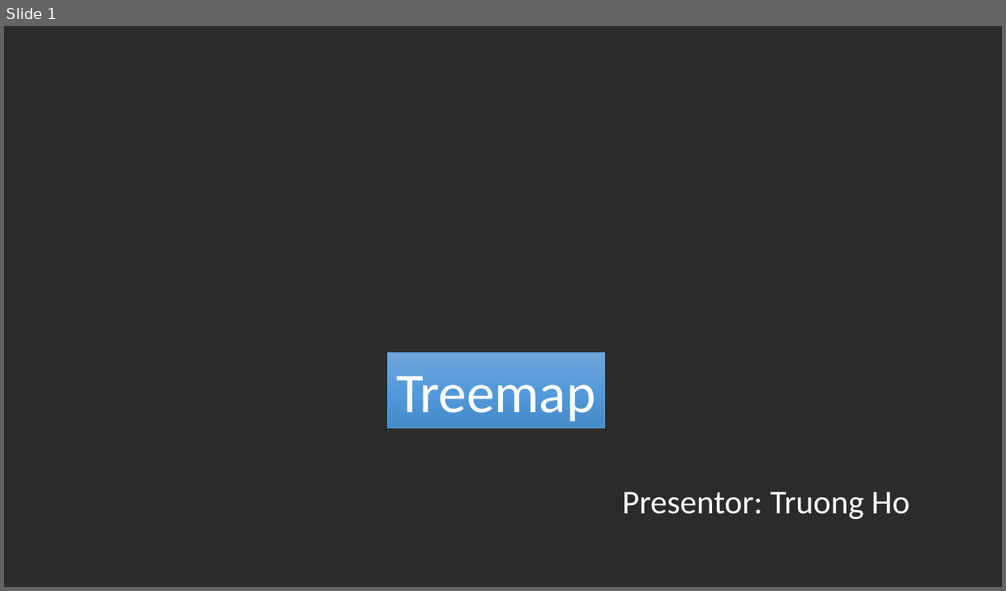
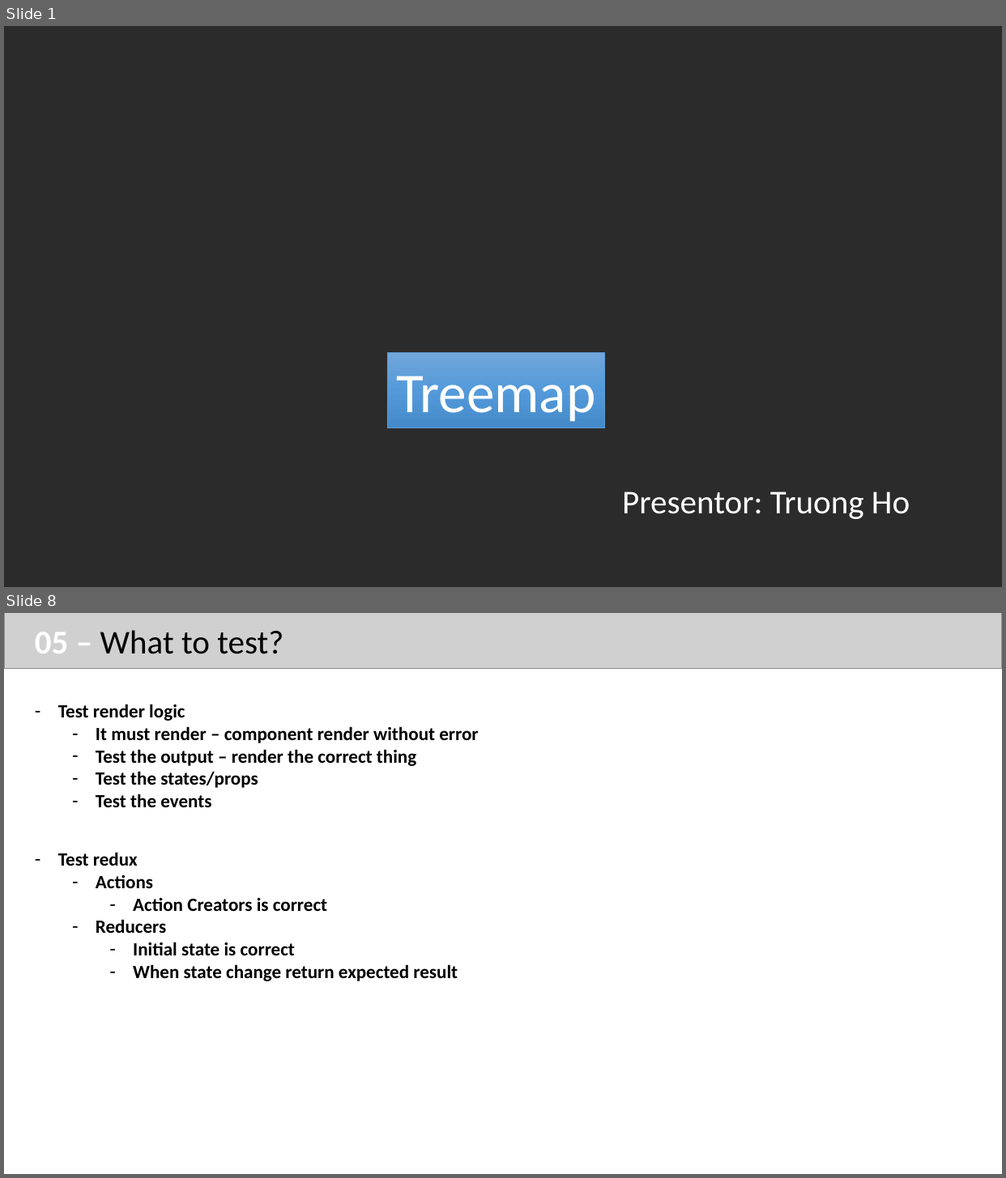
Before and after one commit to trungvn222/tranning-test, a slide deck: D3-training.pptx. Shown one above the other, each under a label of ours: slide 1 before the commit, slides 1 and 8 after it; the slides between them are not shown. The pictures are 1006x591 and 1006x1178 pixels, drawn with LibreOffice and Linux fonts; fonts in the diff are those of the drawing; grey boxes stand for pictures; background and template pictures are left out; a plain dark background stands for a picture behind light text. Boxes give left, top, right and bottom in pixels: in the first picture for what was removed or moved away, otherwise in the second. Text is boxed around its words. In the diff, an @@ line names an element or a change of style, - is before the commit and + after.

```diff
--- a/D3-training.pptx
+++ b/D3-training.pptx
@@ slide 8 added at <box>4,613,1002,1174</box>, background #FFFFFF @@
@@ picture added at <box>4,613,1002,668</box> @@
@@ text added at <box>35,630,283,654</box>, 32 pt, text #000000 @@
+05 – What to test?
@@ text added at <box>58,704,478,807</box>, 18 pt, text #000000, bold @@
+– Test render logic
+  – It must render – component render without error
+  – Test the output – render the correct thing
+  – Test the states/props
+  – Test the events
@@ text added at <box>58,852,458,982</box>, 18 pt, text #000000, bold @@
+– Test redux
+  – Actions
+    – Action Creators is correct
+  – Reducers
+    – Initial state is correct
+    – When state change return expected result
```
Also in this commit, not shown: 7 other slides added, 4 slides removed, 4 other files.
